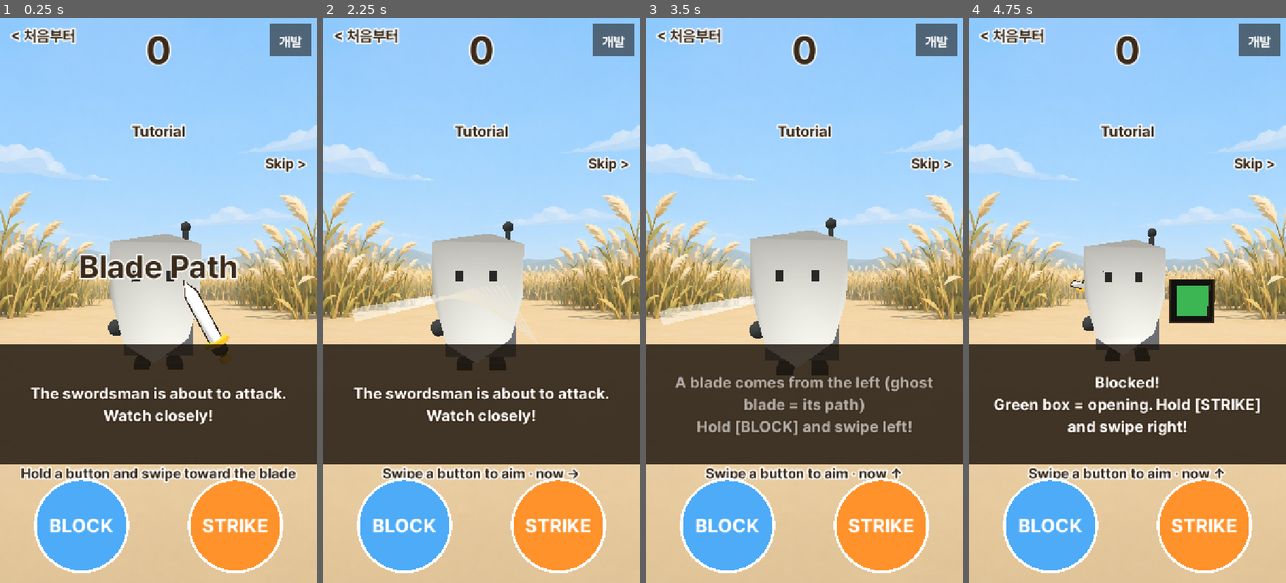
Above: before the commit, frames 1-4 (left to right).
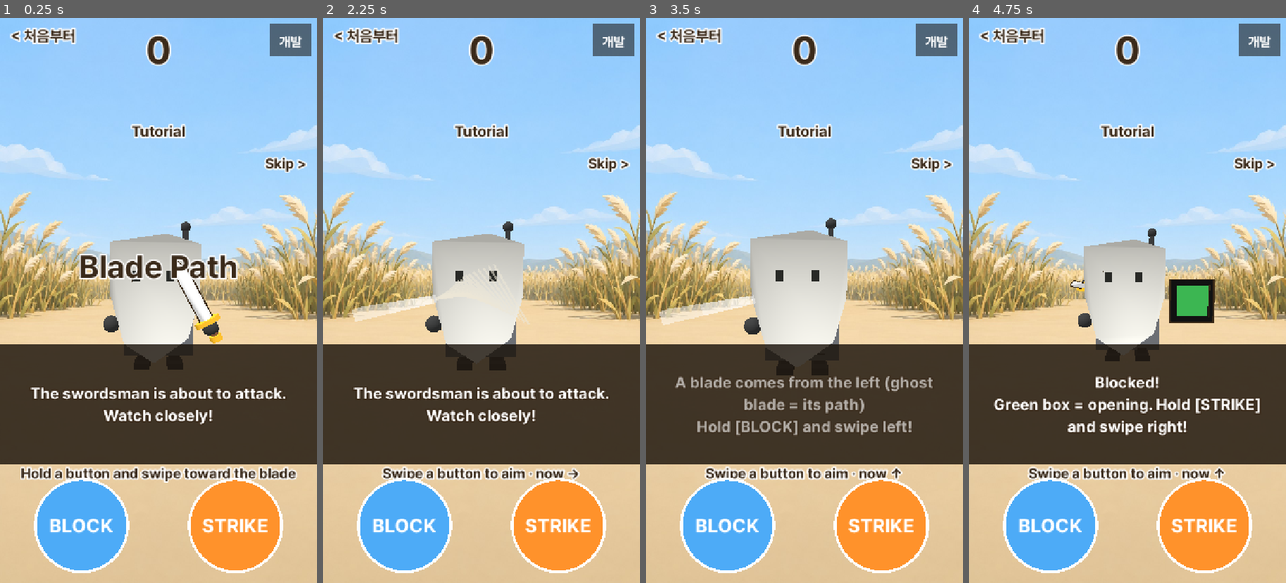
Above: after the commit, the same moments.

Repository: innollia/pai-games
Game: Godot game, scene res://main.tscn
The game is run twice, just before and just after one commit, with the same random seed, the same clock (stepped at 60 frames per second) and the same inputs.
Inputs (mouse positions are in pixels of both pictures, inside the frame that each line leads up to):
- Up to frame 1 (0.25 s): no input
- Up to frame 2 (2.25 s): tap Enter at 0.5, 2 s; move the mouse to (551, 272) at 0.52 s; hold Right 0.53-1.25 s; tap J at 0.6 s; click (551, 272) at 0.67 s; tap Space at 1.25 s; drag from (418, 328) to (465, 413) at 1.27 s; move the mouse to (513, 176) at 2.02 s; hold Right from 2.03 s (still down); tap K at 2.1 s
- Up to frame 3 (3.5 s): release Right at 2.75 s; drag from (788, 413) to (709, 215) at 2.77 s
- Up to frame 4 (4.75 s): move the mouse to (1222, 385) at 3.52 s; hold Left 3.53-4.25 s; tap J at 3.6 s; drag from (1032, 215) to (1079, 159) at 4.27 s

The runs differ from the first frame. In frame 1, 0.7% of the frame differs, in the area x 32-73%, y 43-61%; in frame 2, 0.2%; in frame 3, 0.1%; in frame 4, less than 0.1%.

Commit message:
일격의 길: 도감 설명을 전투 글과 따로(dexd), 발도 더 빠르게·손잡이가 앞으로 나오는 발도, 검객마다 쥔 손 자리에서 칼
Co-Authored-By: Claude Opus 5.5 <noreply@anthropic.com>

Diff:
--- a/games/blade_path/g/blade.gd
+++ b/games/blade_path/g/blade.gd
@@ -230,6 +230,9 @@
 var ghosts: Array[MeshInstance3D] = []  # 적 칼이 지나갈 길 (흐린 잔상 셋 + 두 번째 칼)
 var blade_rest := Vector3(0.95, -0.3, 0.6)
 var blade_rr := Vector3(0, 0, 0.5)
+var hand_p := Vector3(0.95, -0.62, 0.42)  # 칼 쥔 손 자리 (models.gd HAND)
+var sheath_p := Vector3.ZERO  # 칼집에 든 칼 자리 (거합·끝판왕의 발도 수)
+var sheath_rr := Vector3.ZERO
 var stance := -1  # 내가 밀어서 잡은 칼 방향 (-1 = 아직)
 var stance_l: Label
 var cam_base := Vector3.ZERO
@@ -469,7 +472,7 @@
 	say["tut_again"] = "튜토리얼 다시 보기"
 	for i in NAMES.size():
 		say["name%d" % i] = NAMES[i]
-		say["tip%d" % i] = TIPS[i]
+		say["dexd%d" % i] = TIPS[i]  # 도감에만 나오는 검객 설명 (10/31: 전투 글과 따로)
 	for pk: Array in PERKS:
 		say["pk_%s" % pk[0]] = pk[1]
 		say["pkd_%s" % pk[0]] = pk[2]
@@ -785,7 +788,7 @@
 				dex_card.text = _s("dex_none")
 			else:
 				var rec := _f("dex_rec", [seen[i], kills[i]]) if i < 4 else _f("dex_rec_boss", [seen[i], best_dmg])
-				dex_card.text = "%s\n%s\n%s" % [_s("name%d" % i), _s("tip%d" % i).replace("\n", " "), rec]
+				dex_card.text = "%s\n%s\n%s" % [_s("name%d" % i), _s("dexd%d" % i).replace("\n", " "), rec]
 
 
 ## 로비로 (t = 탭). 막기·베기 버튼은 뺀다.
@@ -958,9 +961,22 @@
 		if m.has_meta("signal_eye"):
 			m.set_meta("eye_col", m.material_override.albedo_color)
 			eyes.append(m)
+	# 칼은 검객마다 쥔 손(팔) 자리에서 (10/31). 거합 칼은 허리 칼집에 손잡이가 앞으로
+	hand_p = preload("res://g/models.gd").HAND[LOOK[ftype]]
+	var tip := Vector3(0.3, -0.35, -0.89).normalized()  # 칼집 칼: 칼끝은 뒤·아래, 손잡이는 앞으로
+	sheath_rr = Basis(Quaternion(Vector3.UP, tip)).get_euler()
+	sheath_p = _grip_rest(hand_p, sheath_rr)
+	blade_rr = Vector3(0, 0, 0.5)
+	blade_rest = _grip_rest(hand_p, blade_rr)
 	if ftype == 3:
-		blade_rest = Vector3(0.85, -0.55, 0.55)
-		blade_rr = Vector3(PI / 2, 0, 0)
+		blade_rest = sheath_p
+		blade_rr = sheath_rr
+
+
+## 칼 손잡이(쥔 손 공)가 hand 에 오는 칼 자리
+func _grip_rest(hand: Vector3, rr: Vector3) -> Vector3:
+	var l := 2.0 if ftype == 2 else 1.7
+	return hand - Basis.from_euler(rr) * Vector3(0, -(0.38 * l + 0.16), -0.06)
 
 
 ## 찌르기 검객 = 파이가 보낸 모델. 상자 몸(body)은 숨겨 두고 번쩍임 색만 받는다
@@ -1371,12 +1387,22 @@
 						e.material_override = mat(WHITE)
 					sfx(SND["iai1"])
 				if told:
-					# 칼집에서 칼이 그쪽으로 빠져나온다: 칼만 보고도 방향을 안다
-					blade_m.position = blade_m.position.lerp(_bpos(sdir, 0.0), minf(1.0, dt * 9.0))
-					blade_m.rotation = blade_m.rotation.lerp(_brot(sdir, 0.0), minf(1.0, dt * 9.0))
+					# 발도 (10/31): 먼저 손잡이가 앞으로 쑥 나오고, 이어 칼이 칼집에서 빠져 그쪽으로 간다
+					var p := (fs_t - tell_at) / maxf(0.01, show_at - tell_at)
+					if p < 0.45:
+						var out := sheath_p - Vector3(0.3, -0.35, -0.89).normalized() * 0.6
+						blade_m.position = blade_m.position.lerp(out, minf(1.0, dt * 16.0))
+						blade_m.rotation = blade_m.rotation.lerp(sheath_rr, minf(1.0, dt * 16.0))
+					else:
+						blade_m.position = blade_m.position.lerp(_bpos(sdir, 0.0), minf(1.0, dt * 22.0))
+						blade_m.rotation = blade_m.rotation.lerp(_brot(sdir, 0.0), minf(1.0, dt * 22.0))
 					fl = fl.lerp(Vector3(0, -0.15, 0), minf(1.0, dt * 6.0))
 				else:
 					_relax(dt)
+					if ftype == 4:
+						# 끝판왕의 발도 수: 칼을 허리 칼집 자리에 넣고 기다린다
+						blade_m.position = blade_m.position.lerp(sheath_p, minf(1.0, dt * 10.0))
+						blade_m.rotation = blade_m.rotation.lerp(sheath_rr, minf(1.0, dt * 10.0))
 				if fs_t < show_at:
 					return
 				shown = true
@@ -1477,8 +1503,8 @@
 	if _flag(mv) == 2:
 		# 거합: 서 있는 시간은 무작위, 뽑는 건 순식간
 		win = randf_range(1.0, 2.4)
-		show_at = win - maxf(0.2, 0.32 * spd)
-		tell_at = win - maxf(0.42, 0.65 * spd)
+		show_at = win - maxf(0.14, 0.22 * spd)  # 10/31: 뽑는 칼이 더 빠르게 (0.32 → 0.22)
+		tell_at = win - maxf(0.4, 0.6 * spd)
 		told = false
 		shown = false
 		feint_at = -1.0
@@ -2083,8 +2109,8 @@
 		return
 	drawn = on
 	if on:
-		blade_rest = Vector3(0.95, -0.3, 0.6)
 		blade_rr = Vector3(0, 0, 0.5)
+		blade_rest = _grip_rest(hand_p, blade_rr)
 	else:
-		blade_rest = Vector3(0.7, -0.55, 0.45)
-		blade_rr = Vector3(PI / 2, 0, 0)
+		blade_rest = sheath_p
+		blade_rr = sheath_rr
--- a/games/blade_path/g/dev.gd
+++ b/games/blade_path/g/dev.gd
@@ -96,6 +96,11 @@
 		for key in ["text", "ui", "text_en"]:
 			if d.get(key) is Dictionary:
 				edits[key] = d[key]
+		# 10/31: 예전 "검객 설명"(tip) 칸은 도감 설명(dexd)으로 바뀌었다. 지운 예전 칸은 버린다
+		for key in ["text", "text_en"]:
+			for k in edits[key].keys():
+				if (k as String).begins_with("tip"):
+					edits[key].erase(k)
 
 
 func _save() -> void:
@@ -238,8 +243,8 @@
 		return TEXT_NAMES[k]
 	if k.begins_with("name"):
 		return "검객 이름 %d" % (int(k.substr(4)) + 1)
-	if k.begins_with("tip"):
-		return "검객 설명 %d" % (int(k.substr(3)) + 1)
+	if k.begins_with("dexd"):
+		return "도감: 검객 설명 %d (도감에만 나와요)" % (int(k.substr(4)) + 1)
 	if k.begins_with("pkd_"):
 		return "능력 설명: " + g._s("pk_" + k.substr(4))
 	if k.begins_with("pk_"):
--- a/games/blade_path/g/models.gd
+++ b/games/blade_path/g/models.gd
@@ -4,6 +4,8 @@
 const DARK := Color("343535")
 const STEEL := Color("686b70")
 const STRAW := Color("d7ac62")
+## 칼 쥔 손 자리 (외형 번호마다 몸 옆, 10/31). 빈손은 x 를 뒤집은 자리
+const HAND := [Vector3(0.95, -0.62, 0.42), Vector3(1.15, -0.55, 0.45), Vector3(0.9, -0.6, 0.52), Vector3(0.95, -0.7, 0.45), Vector3(1.12, -0.55, 0.58)]
 
 static func material(c: Color) -> StandardMaterial3D:
 	var m := StandardMaterial3D.new()
@@ -70,7 +72,8 @@
 	for side in [-1,1]:
 		cube(self,Vector3(side * 0.38,-1.24,0.03),Vector3(0.24,0.48,0.27),DARK)
 		cube(self,Vector3(side * 0.38,-1.48,0.16),Vector3(0.36,0.14,0.48),DARK)
-	ball(self,Vector3(-1.0,-0.64,0.12),0.20,hand_color)
+	var h: Vector3 = HAND[kind]
+	ball(self,Vector3(-h.x,h.y,0.12),0.20,hand_color)
 	match kind:
 		0: # Low polygon iron helmet, black visor and red tunic.
 			cube(self,Vector3(0,-0.61,0),Vector3(1.14,0.92,0.72),Color("ad3928"))
Not shown, changed: games/blade_path/ver.txt
Not shown, changed: games/blade_path/README.md
Not shown, changed: games/blade_path/web/index.html
Not shown, changed: games/blade_path/web/index.pck
